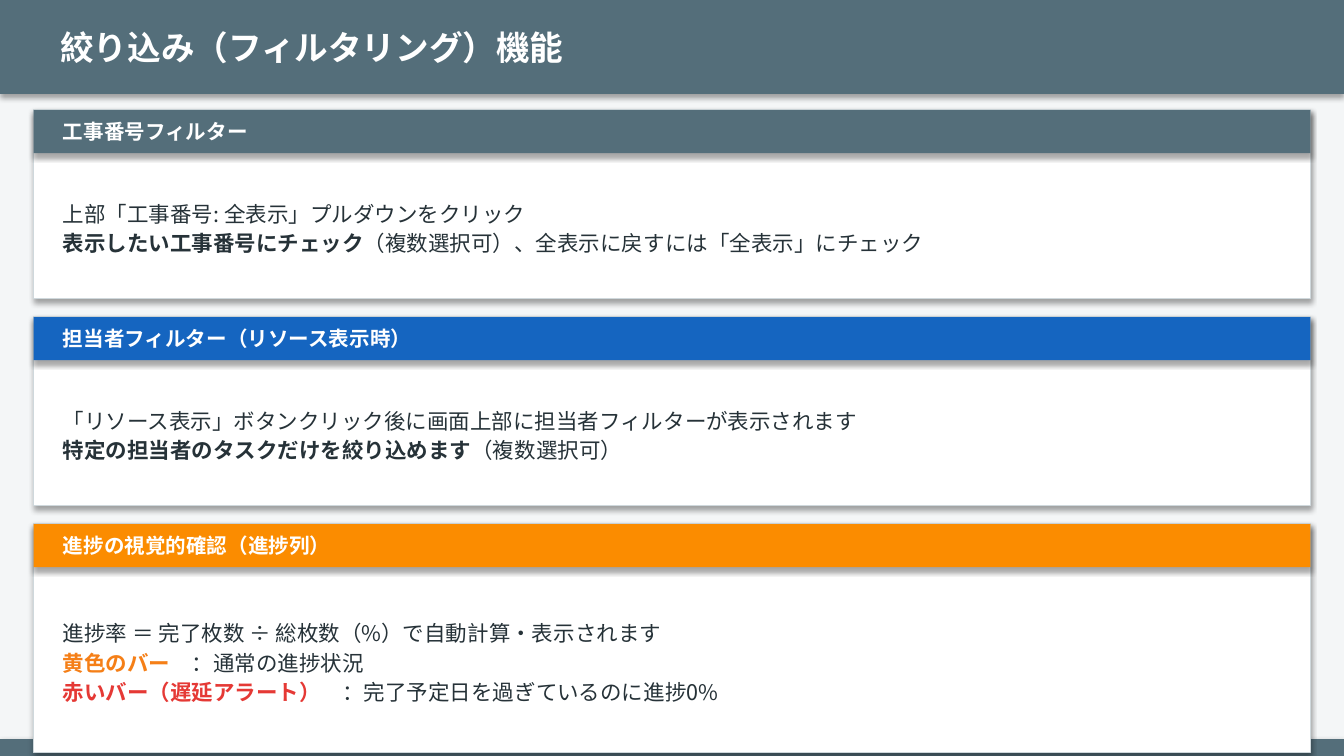
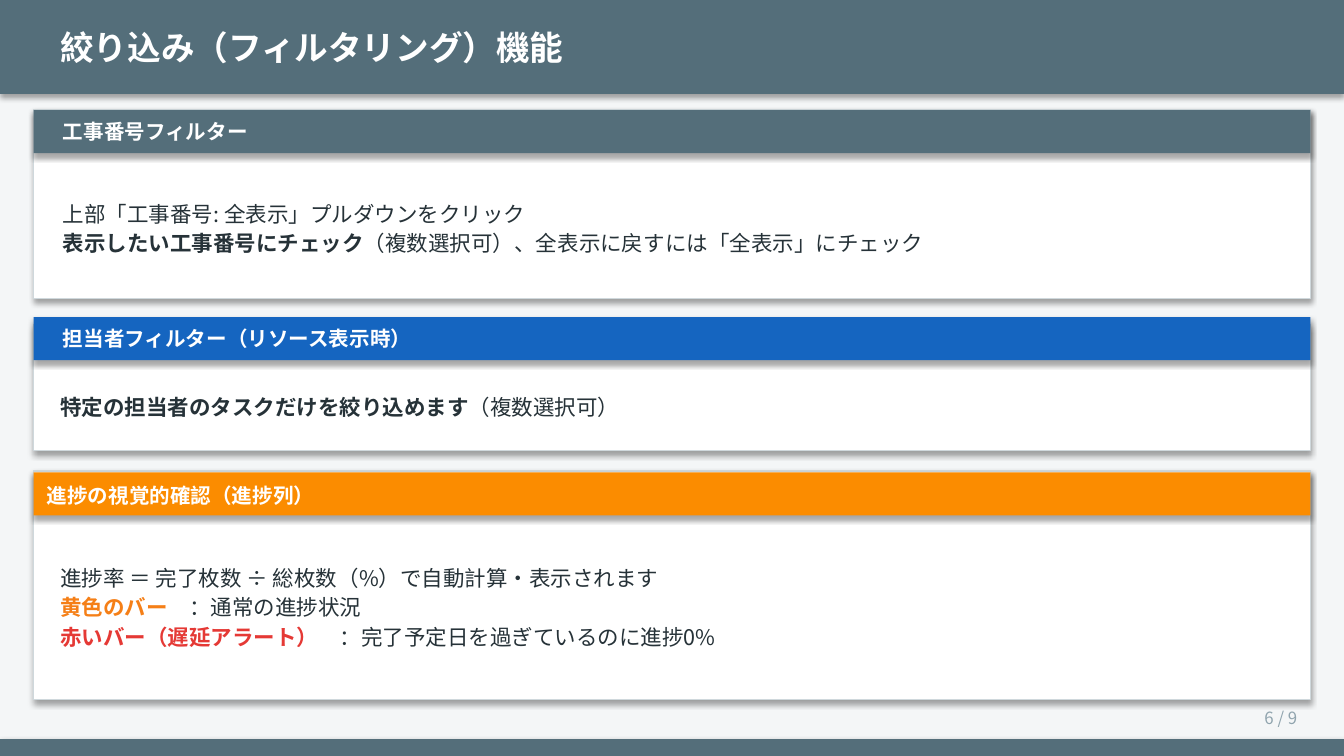
Before and after one commit to kemcokurosaki-oss/design-schedule, a slide deck: slide 6 of 設計工程表_使い方説明書.pptx. Drawn at 1344x756 pixels with LibreOffice and Linux fonts; fonts in the diff are those of the drawing. Boxes give left, top, right and bottom in pixels: in the first picture for what was removed or moved away, otherwise in the second. Text is boxed around its words. In the diff, an @@ line names an element or a change of style, - is before the commit and + after.

```diff
--- a/設計工程表_使い方説明書.pptx
+++ b/設計工程表_使い方説明書.pptx
@@ rectangle: place and size @@
-rectangle at <box>34,317,1310,505</box>
+rectangle at <box>34,325,1310,450</box>
@@ text "特定の担当者のタスクだけを絞り込めます（複数選択可）": place and size @@
-text "特定の担当者のタスクだけを絞り込めます（複数選択可）" at <box>63,411,857,460</box>
+text "特定の担当者のタスクだけを絞り込めます（複数選択可）" at <box>60,396,619,417</box>
@@ text at <box>63,411,857,431</box>: paragraph removed @@
-「リソース表示」ボタンクリック後に画面上部に担当者フィルターが表示されます
@@ text "進捗の視覚的確認（進捗列）": place and size @@
-text "進捗の視覚的確認（進捗列）" at <box>63,535,330,555</box>
+text "進捗の視覚的確認（進捗列）" at <box>47,485,314,505</box>
@@ rectangle: place and size @@
-rectangle at <box>34,524,1310,567</box>
+rectangle at <box>34,473,1310,516</box>
@@ rectangle: place and size @@
-rectangle at <box>34,524,1310,753</box>
+rectangle at <box>34,470,1310,699</box>
@@ text "進捗率 ＝ 完了枚数 ÷ 総枚数（%）で自動計算・表示されます": place and size @@
-text "進捗率 ＝ 完了枚数 ÷ 総枚数（%）で自動計算・表示されます" at <box>63,622,718,702</box>
+text "進捗率 ＝ 完了枚数 ÷ 総枚数（%）で自動計算・表示されます" at <box>60,567,716,647</box>
@@ text added at <box>1264,711,1297,724</box>, 9 pt, text #90A4AE @@
+6 / 9
```
Also in this commit, not shown: 6 other slides changed, 2 other files.
